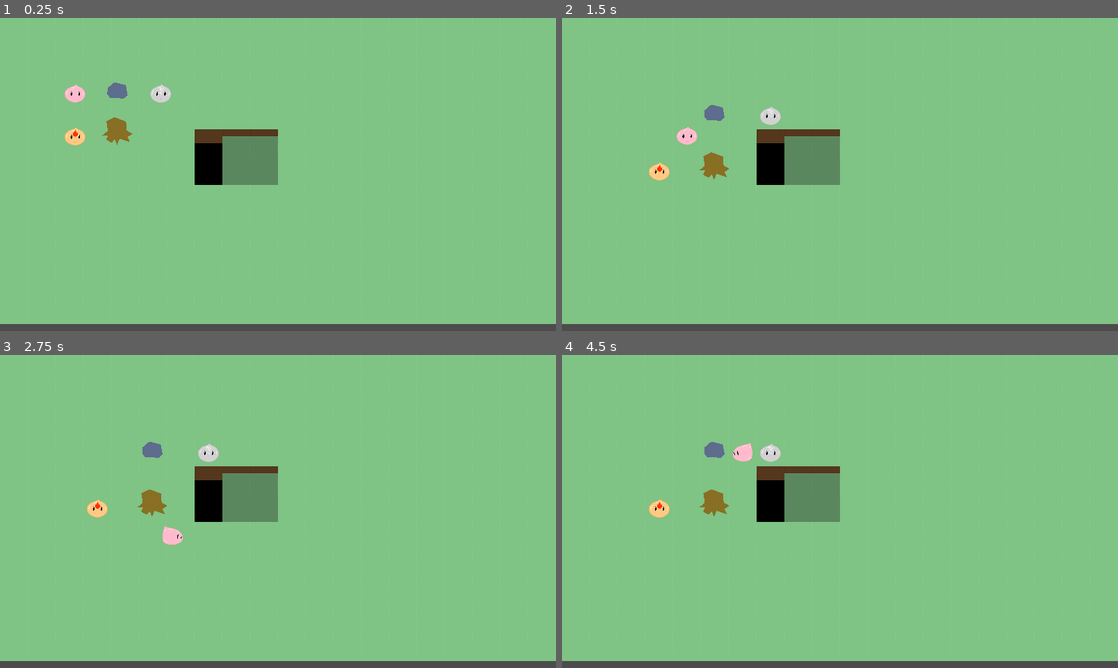
Above: before the commit, frames 1-4 (two rows, left to right).
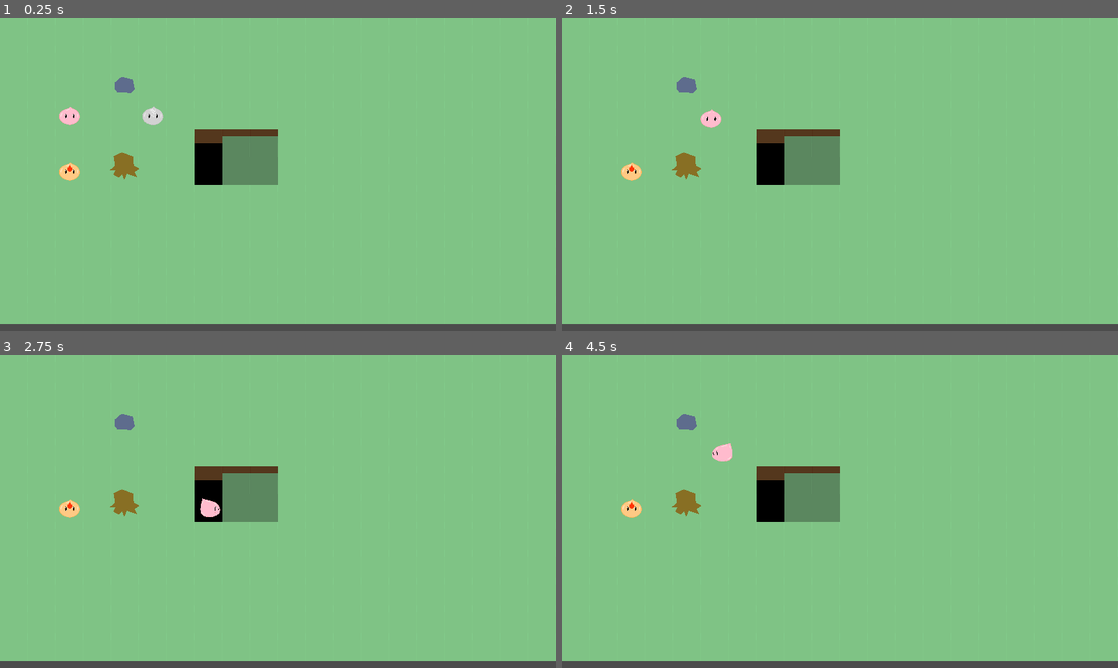
Above: after the commit, the same moments.

Repository: uspgamedev/crossover-slime
Game: Godot game, scene res://game/test_01/Game.tscn
The game is run twice, just before and just after one commit, with the same random seed, the same clock (stepped at 60 frames per second) and the same inputs.
Inputs:
- Up to frame 1 (0.25 s): no input
- Up to frame 2 (1.5 s): hold D (move_right) 0.53-1.28 s; hold Space (use_power) 0.53-1.28 s; hold S (move_down) from 1.28 s (still down); tap Space (use_power) at 1.35 s
- Up to frame 3 (2.75 s): release S (move_down) at 2.03 s; hold D (move_right) from 2.03 s (still down); hold Space (use_power) from 2.03 s (still down)
- Up to frame 4 (4.5 s): release D (move_right) at 2.78 s; release Space (use_power) at 2.78 s; hold W (move_up) 2.78-3.53 s; tap Space (use_power) at 2.85, 4.35 s; hold Space (use_power) 3.53-4.28 s; hold A (move_left) from 3.53 s (still down)

The runs differ from the first frame. In frame 1, 1.7% of the frame differs, in the area x 10-31%, y 18-52%; in frame 2, 1.5%; in frame 3, 1.6%; in frame 4, 1.6%.

Commit message:
Sync editor entity position with runtime tile

Diff:
--- a/entity/Entity.gd
+++ b/entity/Entity.gd
@@ -1,3 +1,4 @@
+tool
 class_name Entity extends Node2D
 
 const GROUP := "entity"
@@ -9,6 +10,16 @@
 var moving := false
 
 func _process_entity(map: TileMap, delta: float):
+	if Engine.editor_hint:
+		update_tile_and_snap_to_grid(map)
+	else:
+		animate_movement(map, delta)
+
+func update_tile_and_snap_to_grid(map: TileMap):
+	tile = map.world_to_map(position).floor()
+	position = map.map_to_world(tile) + map.cell_size / 2
+
+func animate_movement(map: TileMap, delta: float):
 	var target_pos := map.map_to_world(tile) + map.cell_size / 2
 	position += (target_pos - position) * SMOOTH * delta
 	if target_pos.distance_squared_to(position) > MOVING_THRESHOLD:
--- a/stage/Stage.gd
+++ b/stage/Stage.gd
@@ -1,10 +1,11 @@
+tool
 class_name Stage extends YSort
 
 export var player_path := NodePath()
 export var map_path := NodePath()
 
 func _process(delta):
-	for node in get_tree().get_nodes_in_group(Entity.GROUP):
+	for node in get_children():
 		if node is Entity:
 			node._process_entity($Map, delta)
 
--- a/stage/test_01/Stage.tscn
+++ b/stage/test_01/Stage.tscn
@@ -14,16 +14,21 @@
 tile_data = PoolIntArray( 0, 0, 0, 1, 0, 0, 2, 0, 0, 3, 0, 0, 4, 0, 0, 5, 0, 0, 6, 0, 0, 7, 0, 0, 8, 0, 0, 9, 0, 0, 10, …(2877 unchanged characters)…
 
 [node name="Player" parent="." index="1" instance=ExtResource( 2 )]
-tile = Vector2( 3, 3 )
+position = Vector2( 160, 224 )
+tile = Vector2( 2, 3 )
 
 [node name="Rock" parent="." index="2" instance=ExtResource( 3 )]
-tile = Vector2( 5, 3 )
+position = Vector2( 288, 160 )
+tile = Vector2( 4, 2 )
 
 [node name="Trunk" parent="." index="3" instance=ExtResource( 5 )]
-tile = Vector2( 5, 5 )
+position = Vector2( 288, 352 )
+tile = Vector2( 4, 5 )
 
 [node name="FireSlime" parent="." index="4" instance=ExtResource( 4 )]
-tile = Vector2( 3, 5 )
+position = Vector2( 160, 352 )
+tile = Vector2( 2, 5 )
 
 [node name="AirSlime" parent="." index="5" instance=ExtResource( 6 )]
-tile = Vector2( 7, 3 )
+position = Vector2( 352, 224 )
+tile = Vector2( 5, 3 )
